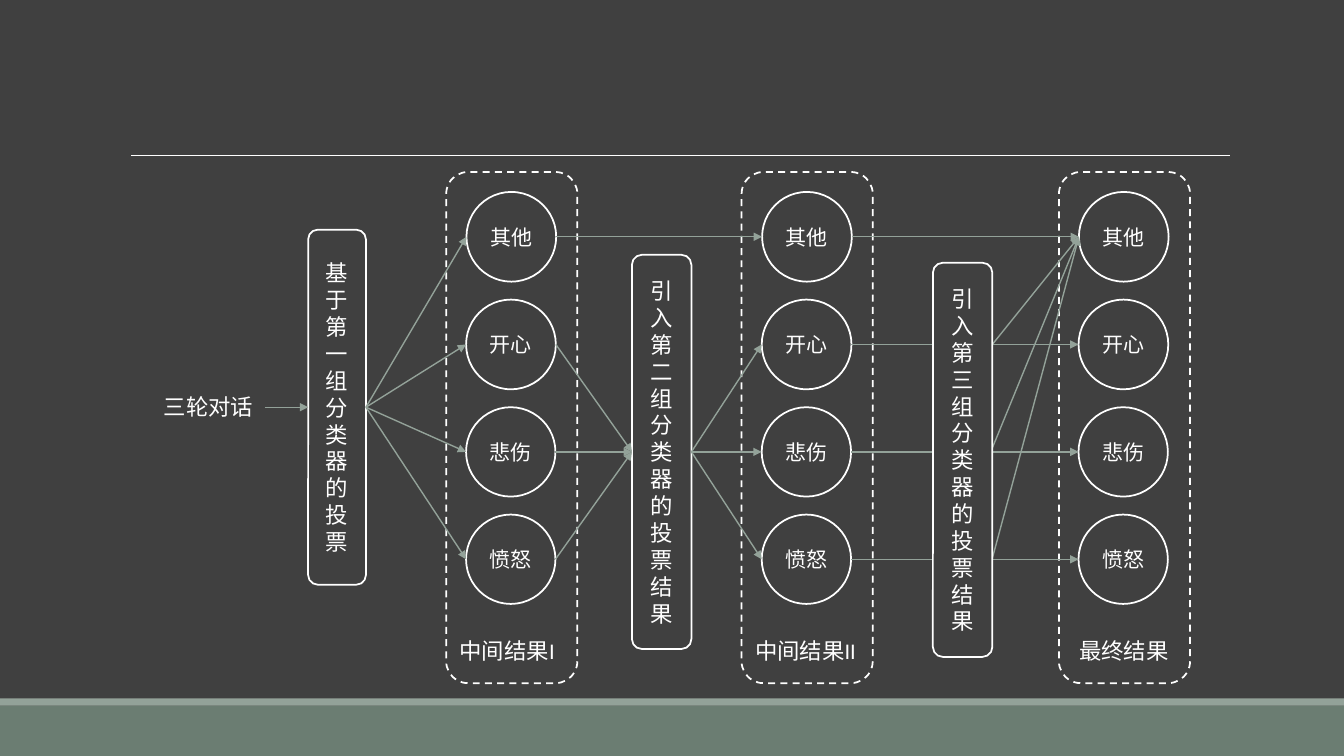
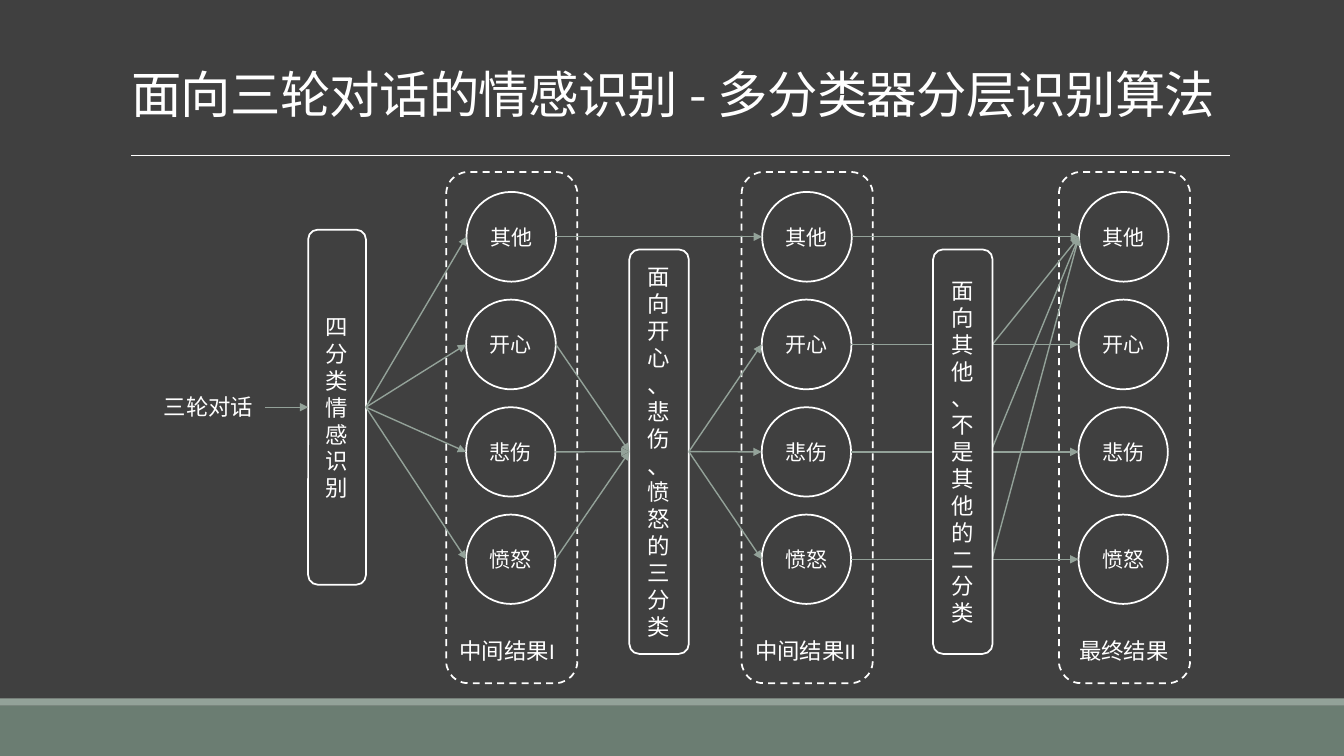
Before and after one commit to liangxh/grad2019, a slide deck: slide 29 of 计研163_梁锡豪_2016211014.pptx. Drawn at 1344x756 pixels with LibreOffice and Linux fonts; fonts in the diff are those of the drawing. Boxes give left, top, right and bottom in pixels: in the first picture for what was removed or moved away, otherwise in the second. Text is boxed around its words. In the diff, an @@ line names an element or a change of style, - is before the commit and + after.

```diff
--- a/计研163_梁锡豪_2016211014.pptx
+++ b/计研163_梁锡豪_2016211014.pptx
@@ title added at (131, 70, 1216, 118), 36 pt, text #FFFFFF @@
+面向三轮对话的情感识别 - 多分类器分层识别算法
@@ rounded rectangle "面向开心": place and size @@
-rounded rectangle "面向开心" at (632, 255, 692, 649)
+rounded rectangle "面向开心" at (629, 249, 689, 653)
@@ text in rounded rectangle at (648, 267, 670, 637): text changed @@
-引入第二组分类器的投票结果
+面向开心
+、悲伤
+、愤怒的三分类
@@ rounded rectangle "面向其他": place and size @@
-rounded rectangle "面向其他" at (934, 263, 993, 657)
+rounded rectangle "面向其他" at (934, 249, 993, 653)
@@ text in rounded rectangle at (952, 281, 974, 623): text changed @@
-引入第三组分类器的投票结果
+面向其他
+、不是其他的二分类
@@ text in rounded rectangle at (326, 318, 348, 498): text changed @@
-基于第一组分类器的投票
+四分类情感识别
@@ 3 arrows: place and size @@
-3 arrows at (556, 345, 632, 560)
+3 arrows at (556, 345, 629, 560)
@@ 3 arrows: place and size @@
-3 arrows at (692, 345, 762, 560)
+3 arrows at (689, 345, 762, 560)
```
Also in this commit, not shown: 15 other slides changed, 3 slides added, 3 slides removed, 7 other files.
